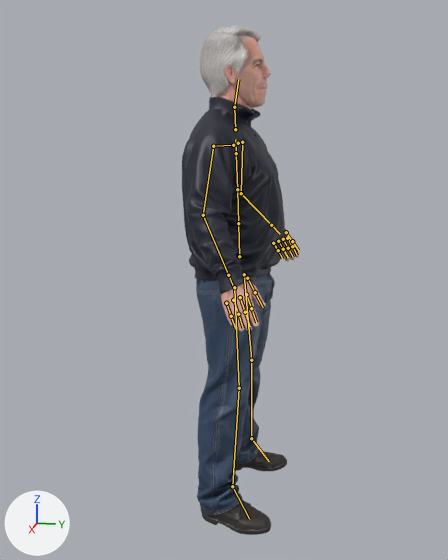
The glTF model Projects/StrongestInHistoryVsToday/res/Models/Characters/Boss/sih_boss.gltf: old version first, new version second.
Rendered twice from a 50 mm lens placed at (2.293, 0.398, 1.486), pointed at (-0.01, -0.062, 0.91). Every picture has the same lights, and +X, +Y and +Z are marked at lower left. The first picture is the older version. The bones that change, and the others that lie on the model, are drawn over the model as lines.

The first picture shows 'sih_boss', 'sih_boss_head'.
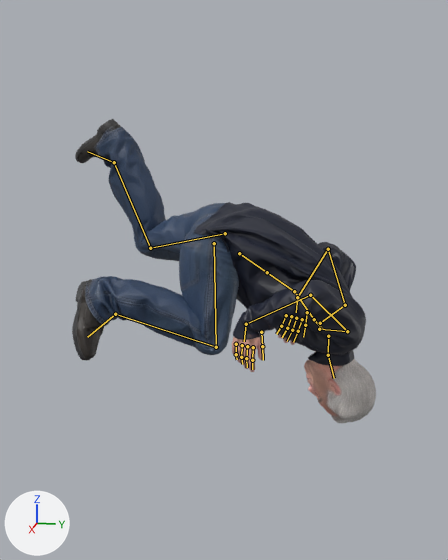
The newer file adds an action. The first version stands in its rest pose; the second is drawn at frame 30 of the action 'Leap_Back'.

Boxes [x1, y1, x2, y2] around the edits, measured in the pictures (448 x 560 px):
'sih_boss', posed (148% wider, 42% shorter): before [182, 98, 300, 535]; after [72, 119, 366, 372]
'sih_boss_head', posed (15% shorter): before [200, 26, 271, 110]; after [304, 352, 376, 423]
bone 'Hips', root to tip: before (239, 256) to (238, 223); after (239, 253) to (267, 272)
bone 'Spine', root to tip: before (237, 189) to (236, 153); after (294, 291) to (314, 319)
bone 'Chest', root to tip: before (236, 153) to (235, 139); after (314, 319) to (322, 329)
bone 'Neck', root to tip: before (235, 129) to (234, 107); after (328, 336) to (328, 355)
bone 'Head', root to tip: before (234, 107) to (238, 79); after (328, 355) to (334, 378)
bone 'Shoulder_L', root to tip: before (238, 143) to (242, 142); after (320, 323) to (345, 305)
bone 'UpperArm_L', root to tip: before (242, 142) to (241, 193); after (345, 305) to (328, 249)
bone 'LowerArm_L', root to tip: before (241, 193) to (271, 225); after (328, 249) to (297, 297)
bone 'Hand_L', root to tip: before (271, 225) to (280, 234); after (297, 297) to (296, 312)
bone 'Finger_Index_1_L', root to tip: before (287, 238) to (292, 246); after (302, 319) to (298, 331)
bone 'Finger_Index_2_L', root to tip: before (292, 246) to (297, 255); after (298, 331) to (293, 342)
bone 'Finger_Little_1_L', root to tip: before (273, 243) to (278, 250); after (286, 315) to (281, 326)
bone 'Finger_Little_2_L', root to tip: before (278, 250) to (282, 258); after (281, 326) to (276, 334)
bone 'Finger_Middle_1_L', root to tip: before (283, 239) to (288, 248); after (296, 318) to (292, 330)
bone 'Finger_Middle_2_L', root to tip: before (288, 248) to (293, 257); after (292, 330) to (287, 341)
bone 'Finger_Ring_1_L', root to tip: before (278, 241) to (283, 249); after (291, 316) to (287, 328)
bone 'Finger_Ring_2_L', root to tip: before (283, 249) to (288, 257); after (287, 328) to (282, 337)
bone 'Finger_Thumb_1_L', root to tip: before (286, 232) to (292, 241); after (307, 312) to (305, 325)
bone 'Shoulder_R', root to tip: before (233, 145) to (213, 146); after (319, 329) to (347, 331)
bone 'UpperArm_R', root to tip: before (213, 146) to (203, 215); after (347, 331) to (310, 295)
bone 'LowerArm_R', root to tip: before (203, 215) to (228, 275); after (310, 295) to (246, 324)
bone 'Hand_R', root to tip: before (228, 275) to (235, 290); after (246, 324) to (244, 341)
bone 'Finger_Index_1_R', root to tip: before (246, 294) to (251, 308); after (253, 347) to (252, 360)
bone 'Finger_Index_2_R', root to tip: before (251, 308) to (256, 322); after (252, 360) to (252, 369)
bone 'Finger_Little_1_R', root to tip: before (226, 303) to (231, 316); after (236, 344) to (236, 354)
bone 'Finger_Little_2_R', root to tip: before (231, 316) to (235, 329); after (236, 354) to (237, 359)
bone 'Finger_Middle_1_R', root to tip: before (240, 297) to (245, 312); after (247, 346) to (246, 358)
bone 'Finger_Middle_2_R', root to tip: before (245, 312) to (250, 326); after (246, 358) to (247, 367)
bone 'Finger_Ring_1_R', root to tip: before (233, 300) to (238, 314); after (242, 345) to (241, 357)
bone 'Finger_Ring_2_R', root to tip: before (238, 314) to (243, 328); after (241, 357) to (242, 364)
bone 'Finger_Thumb_2_R', root to tip: before (255, 292) to (263, 307); after (262, 346) to (263, 360)
bone 'Thigh_L', root to tip: before (244, 274) to (251, 360); after (225, 233) to (150, 248)
bone 'Shin_L', root to tip: before (251, 360) to (251, 438); after (150, 248) to (114, 162)
bone 'Foot_L', root to tip: before (251, 438) to (269, 461); after (114, 162) to (87, 151)
bone 'Thigh_R', root to tip: before (234, 287) to (239, 388); after (214, 243) to (216, 347)
bone 'Shin_R', root to tip: before (239, 388) to (232, 486); after (216, 347) to (115, 314)
bone 'Foot_R', root to tip: before (232, 486) to (249, 519); after (115, 314) to (87, 337)

What the commit changed:
Bone 'Hips' (bone_hips) moves from (0.0, 0.0, 0.0) to (0.0, 0.012, 0.0).
Bone 'Hips' (bone_hips) turns from (0, 0, 0) to (125, 0, 0) degrees about its own x, y and z.
Bone 'Spine' (bone_spine) turns from (0, 0, 0) to (21, 0, 0) degrees about its own x, y and z.
Bone 'Chest' (bone_chest) turns from (0, 0, 0) to (-7, -2, -2) degrees about its own x, y and z.
Bone 'Neck' (bone_neck) turns from (0, 0, 0) to (42, 5, 2) degrees about its own x, y and z.
Bone 'Head' (bone_head) turns from (0, 0, 0) to (-24, 5, 6) degrees about its own x, y and z.
Bone 'Shoulder_L' (bone_shoulder_l) turns from (0, 0, 0) to (12, 3, 35) degrees about its own x, y and z.
Bone 'UpperArm_L' (bone_upperarm_l) turns from (0, 0, 0) to (0, 174, -11) degrees about its own x, y and z.
Bone 'LowerArm_L' (bone_lowerarm_l) turns from (0, 0, 0) to (-18, 50, 129) degrees about its own x, y and z.
Bone 'Hand_L' (bone_hand_l) turns from (0, 0, 0) to (22, -108, 7) degrees about its own x, y and z.
Bone 'Finger_Index_1_L' (bone_finger_index_1_l) turns from (0, 0, 0) to (-9, -1, -10) degrees about its own x, y and z.
Bone 'Finger_Index_2_L' (bone_finger_index_2_l) turns from (0, 0, 0) to (-12, -1, -13) degrees about its own x, y and z.
Bone 'Finger_Little_1_L' (bone_finger_little_1_l) turns from (0, 0, 0) to (-17, -3, -19) degrees about its own x, y and z.
Bone 'Finger_Little_2_L' (bone_finger_little_2_l) turns from (0, 0, 0) to (-19, -4, -22) degrees about its own x, y and z.
Bone 'Finger_Middle_1_L' (bone_finger_middle_1_l) turns from (0, 0, 0) to (-12, -1, -13) degrees about its own x, y and z.
Bone 'Finger_Middle_2_L' (bone_finger_middle_2_l) turns from (0, 0, 0) to (-14, -2, -16) degrees about its own x, y and z.
Bone 'Finger_Ring_1_L' (bone_finger_ring_1_l) turns from (0, 0, 0) to (-14, -2, -16) degrees about its own x, y and z.
Bone 'Finger_Ring_2_L' (bone_finger_ring_2_l) turns from (0, 0, 0) to (-17, -3, -19) degrees about its own x, y and z.
Bone 'Finger_Thumb_1_L' (bone_finger_thumb_1_l) turns from (0, 0, 0) to (-2, 10, -1) degrees about its own x, y and z.
Bone 'Shoulder_R' (bone_shoulder_r) turns from (0, 0, 0) to (12, -3, -24) degrees about its own x, y and z.
Bone 'UpperArm_R' (bone_upperarm_r) turns from (0, 0, 0) to (11, 16, 21) degrees about its own x, y and z.
Bone 'LowerArm_R' (bone_lowerarm_r) turns from (0, 0, 0) to (27, 4, 76) degrees about its own x, y and z.
Bone 'Hand_R' (bone_hand_r) turns from (0, 0, 0) to (55, -7, 32) degrees about its own x, y and z.
Bone 'Finger_Index_1_R' (bone_finger_index_1_r) turns from (0, 0, 0) to (-9, 1, 11) degrees about its own x, y and z.
Bone 'Finger_Index_2_R' (bone_finger_index_2_r) turns from (0, 0, 0) to (-11, 1, 14) degrees about its own x, y and z.
Bone 'Finger_Little_1_R' (bone_finger_little_1_r) turns from (0, 0, 0) to (-16, 3, 20) degrees about its own x, y and z.
Bone 'Finger_Little_2_R' (bone_finger_little_2_r) turns from (0, 0, 0) to (-18, 4, 23) degrees about its own x, y and z.
Bone 'Finger_Middle_1_R' (bone_finger_middle_1_r) turns from (0, 0, 0) to (-11, 1, 14) degrees about its own x, y and z.
Bone 'Finger_Middle_2_R' (bone_finger_middle_2_r) turns from (0, 0, 0) to (-14, 2, 17) degrees about its own x, y and z.
Bone 'Finger_Ring_1_R' (bone_finger_ring_1_r) turns from (0, 0, 0) to (-14, 2, 17) degrees about its own x, y and z.
Bone 'Finger_Ring_2_R' (bone_finger_ring_2_r) turns from (0, 0, 0) to (-16, 3, 20) degrees about its own x, y and z.
Bone 'Finger_Thumb_2_R' (bone_finger_thumb_2_r) turns from (0, 0, 0) to (-3, -12, 1) degrees about its own x, y and z.
Bone 'Thigh_L' (bone_thigh_l) turns from (0, 0, 0) to (-42, -18, -10) degrees about its own x, y and z.
Bone 'Shin_L' (bone_shin_l) turns from (0, 0, 0) to (78, -5, 4) degrees about its own x, y and z.
Bone 'Foot_L' (bone_foot_l) turns from (0, 0, 0) to (-16, 4, 2) degrees about its own x, y and z.
Bone 'Thigh_R' (bone_thigh_r) turns from (0, 0, 0) to (-123, 25, -3) degrees about its own x, y and z.
Bone 'Shin_R' (bone_shin_r) turns from (0, 0, 0) to (102, 7, -4) degrees about its own x, y and z.
Bone 'Foot_R' (bone_foot_r) turns from (0, 0, 0) to (-23, 10, 2) degrees about its own x, y and z.
